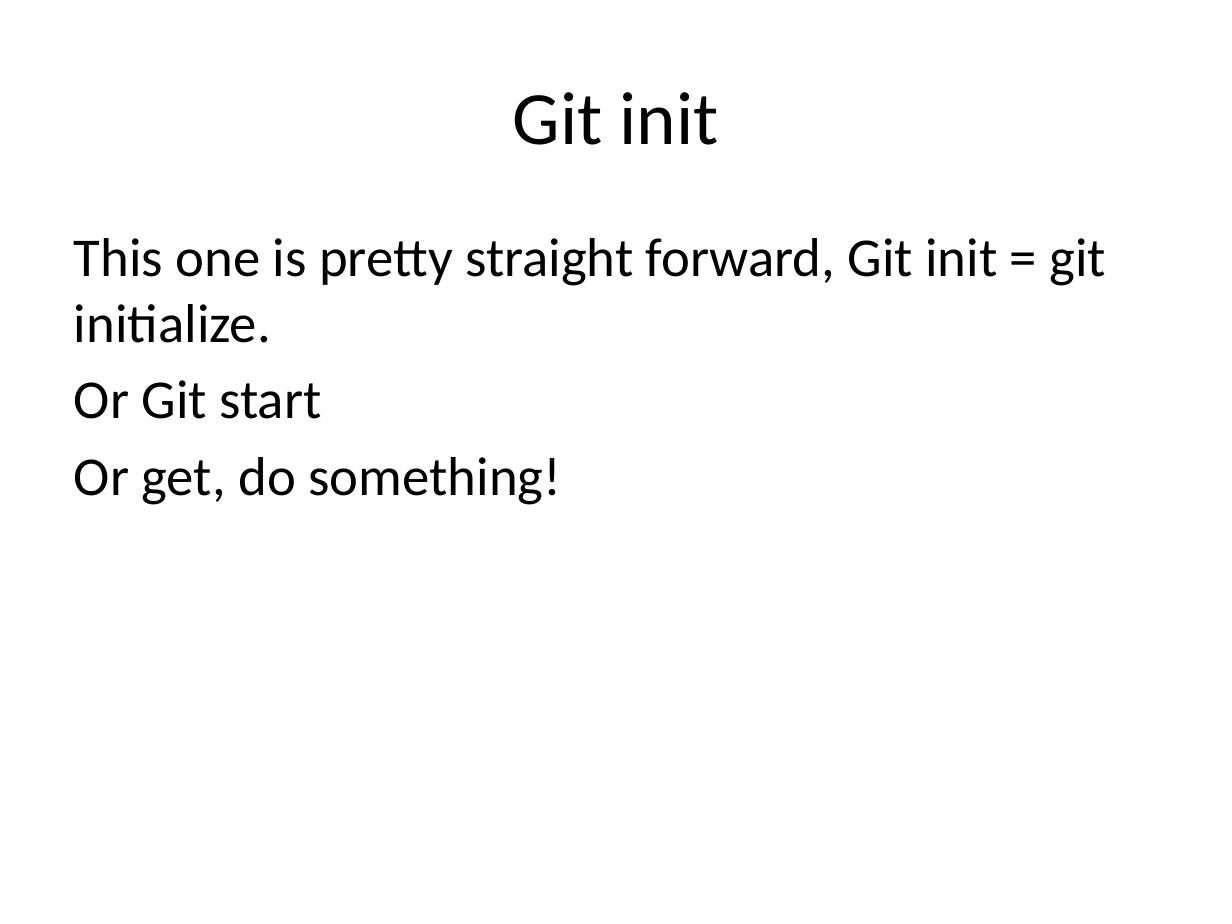
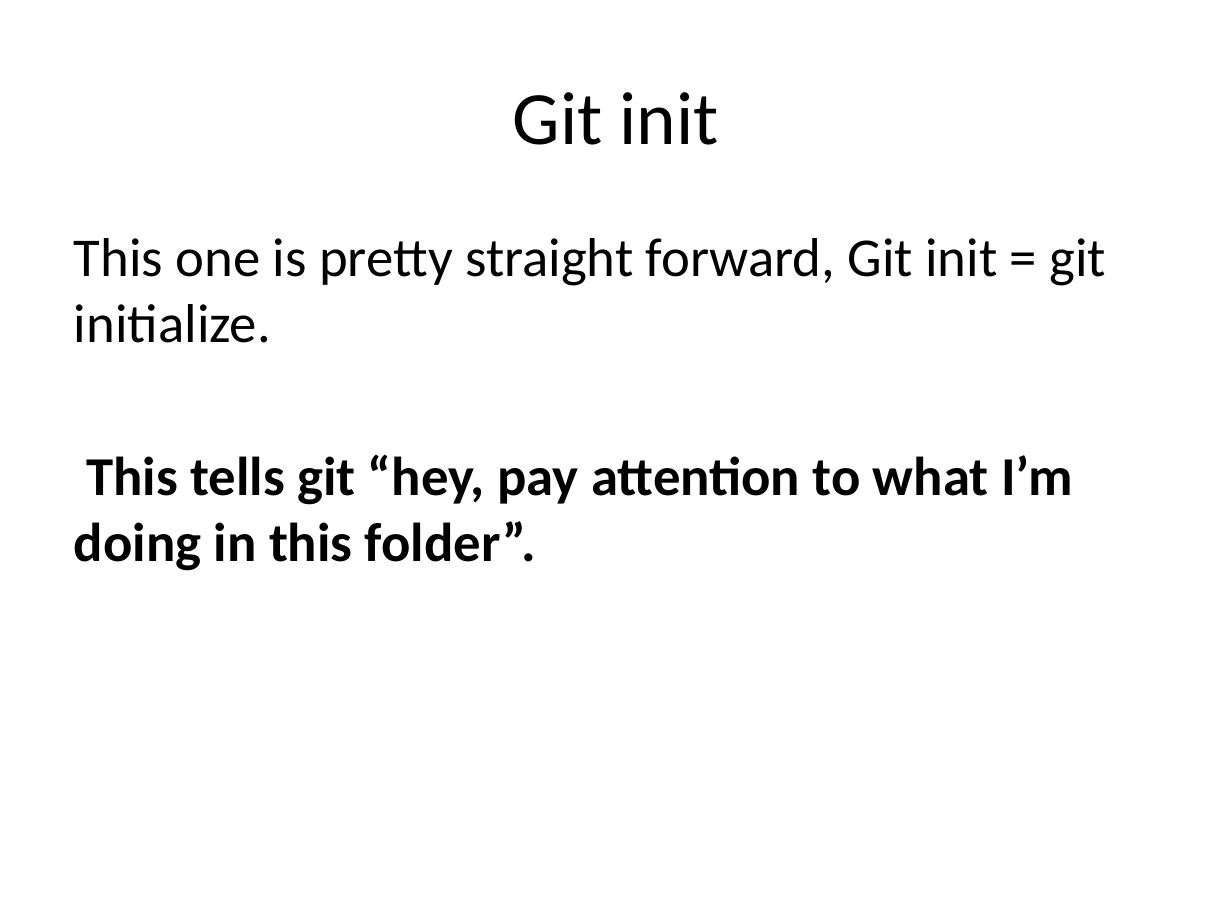
Before and after one commit to jtian1167/SLP-demo, a slide deck: slide 10 of SLP github.pptx (slide 8 before the commit). Drawn at 1232x924 pixels with LibreOffice and Linux fonts; fonts in the diff are those of the drawing. Boxes give left, top, right and bottom in pixels: in the first picture for what was removed or moved away, otherwise in the second. Text is boxed around its words. In the diff, an @@ line names an element or a change of style, - is before the commit and + after.

```diff
--- a/SLP github.pptx
+++ b/SLP github.pptx
@@ text at (x1=74, y1=454, x2=1073, y2=571): text changed; bold on @@
-Or Git start
-Or get, do something!
+This tells git “hey, pay attention to what I’m doing in this folder”.
```
Also in this commit, not shown: 9 other slides changed, 5 slides added, 1 slide removed, 1 other file.
